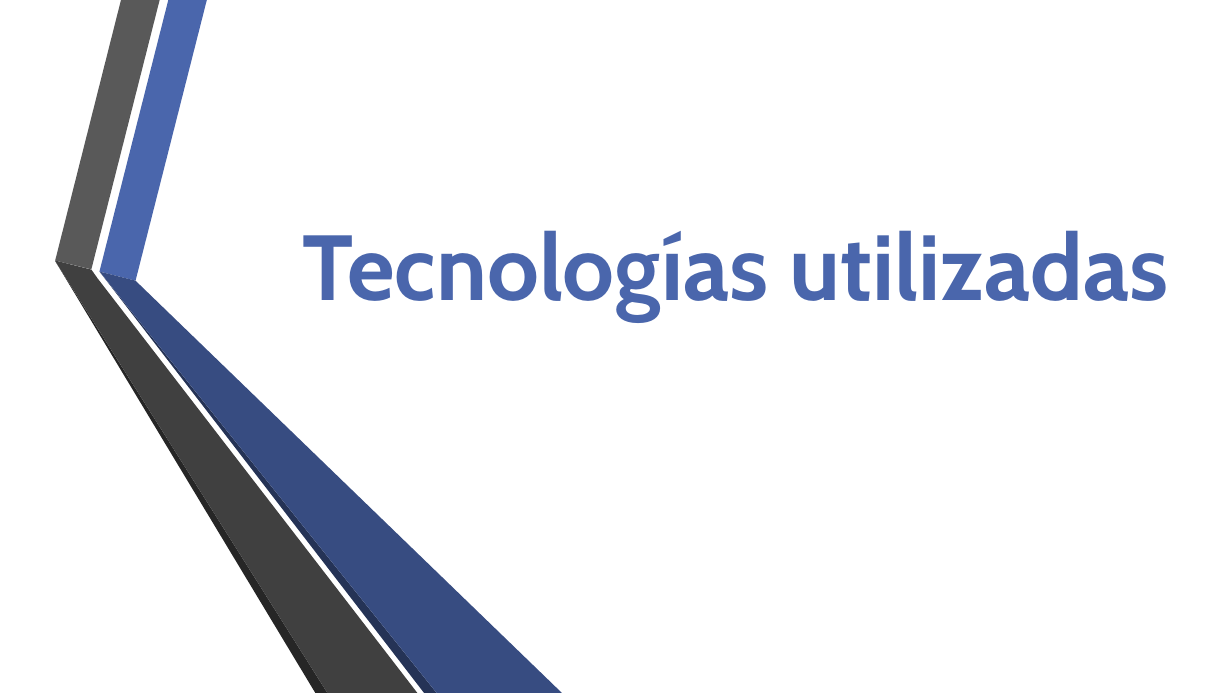
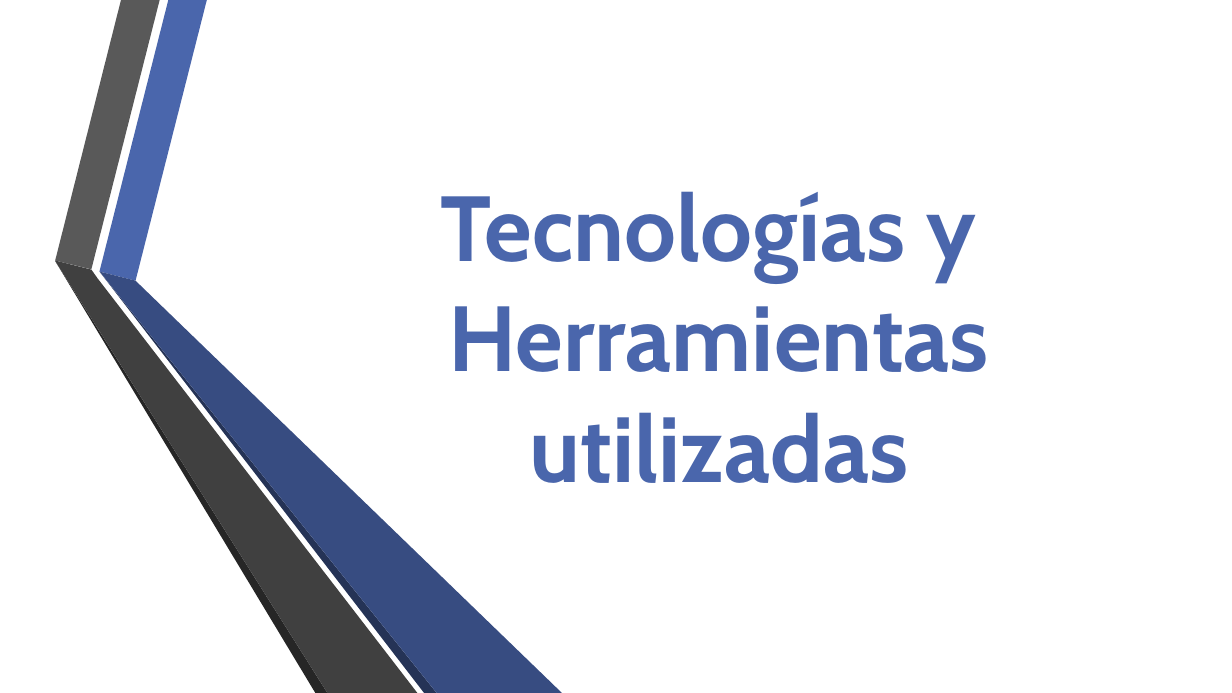
Before and after one commit to fge23/Sistema-VASPA, a slide deck: slide 23 of Presentaciones/Presentación VASPA - Diciembre 2020 - Examen Final/Presentación VASPA - Diciembre 2020 - Examen Final.pptx (slide 21 before the commit). Drawn at 1232x693 pixels with LibreOffice and Linux fonts; fonts in the diff are those of the drawing; background and template pictures are left out. Boxes give left, top, right and bottom in pixels: in the first picture for what was removed or moved away, otherwise in the second. Text is boxed around its words. In the diff, an @@ line names an element or a change of style, - is before the commit and + after.

Commit message:
Se agrega Diapositivas relacionadas a los Riesgos y tecnologias utilizadas en el proyecto

```diff
--- a/Presentaciones/Presentación VASPA - Diciembre 2020 - Examen Final/Presentación VASPA - Diciembre 2020 - Examen Final.pptx
+++ b/Presentaciones/Presentación VASPA - Diciembre 2020 - Examen Final/Presentación VASPA - Diciembre 2020 - Examen Final.pptx
@@ text at [440, 191, 988, 483]: text changed @@
-Tecnologías utilizadas
+Tecnologías y
+Herramientas
+utilizadas
```
Also in this commit, not shown: 2 other slides changed, 3 slides added.
